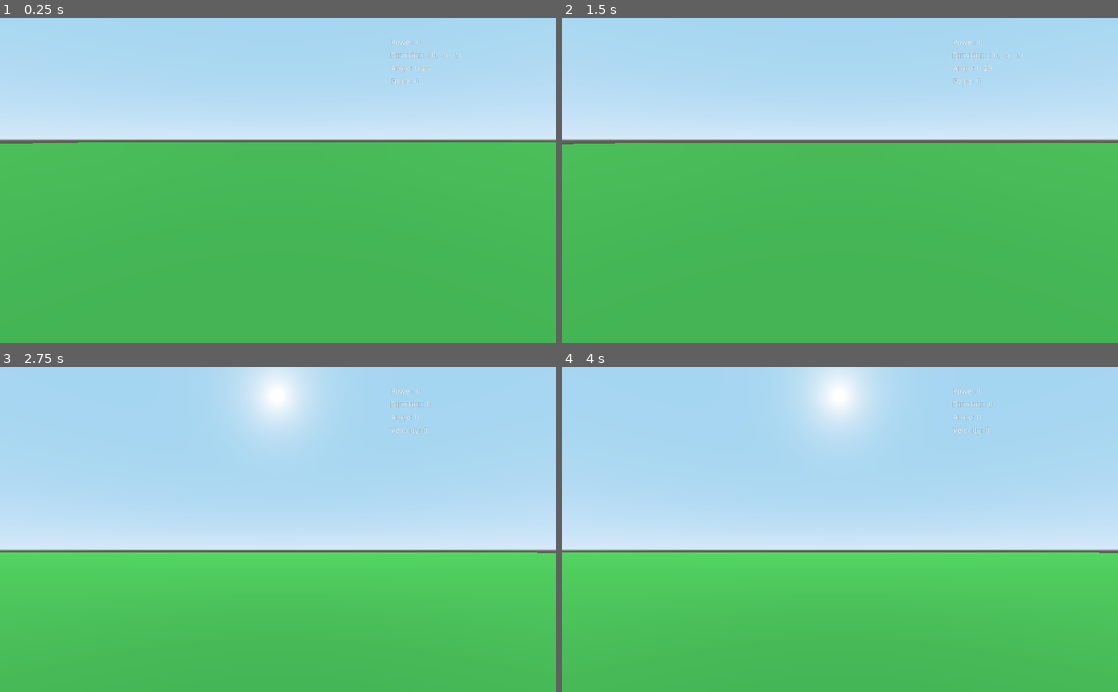
Above: before the commit, frames 1-4 (two rows, left to right).
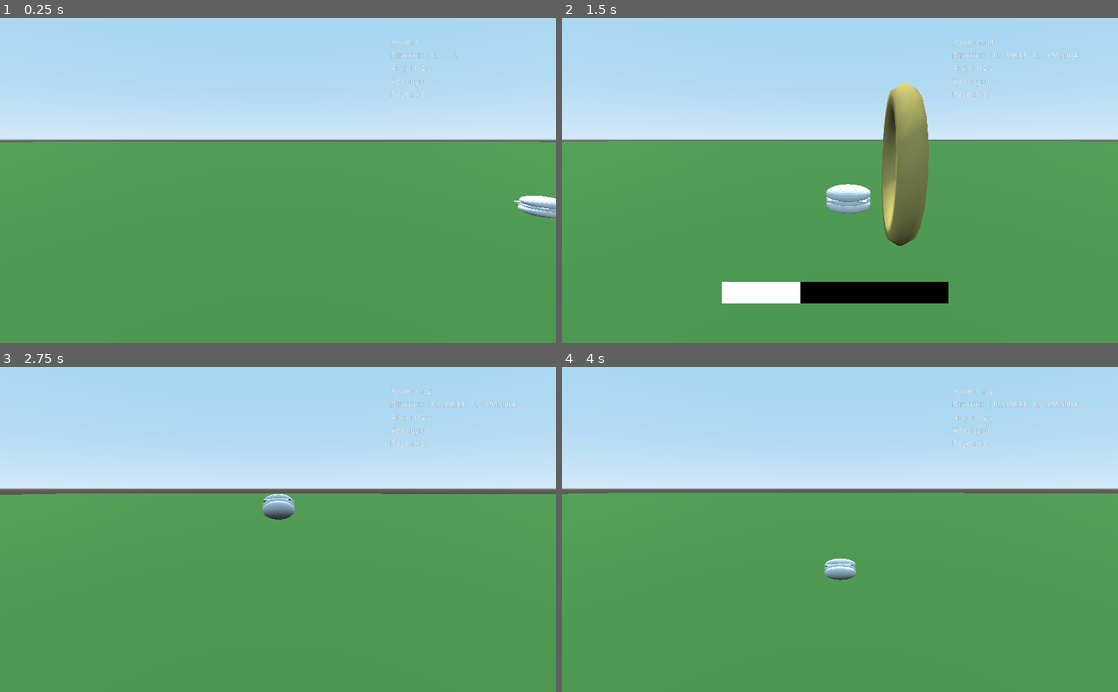
Above: after the commit, the same moments.

Repository: rowanburnett/burger-golf
Game: Godot game, scene res://Main.tscn
The game is run twice, just before and just after one commit, with the same random seed, the same clock (stepped at 60 frames per second) and the same inputs.
Inputs:
- Up to frame 1 (0.25 s): no input
- Up to frame 2 (1.5 s): tap Enter (ui_accept) at 0.5, 1.35 s; hold Right (RIGHT) 0.53-1.28 s; hold Enter (ui_accept) 0.53-1.28 s; tap Space (hit_ball) at 0.6 s; hold Down (DOWN) from 1.28 s (still down)
- Up to frame 3 (2.75 s): tap Enter (ui_accept) at 1.52, 1.82 s; tap Space (hit_ball) at 1.55, 2.1 s; release Down (DOWN) at 2.03 s; hold Right (RIGHT) from 2.03 s (still down); hold Enter (ui_accept) from 2.03 s (still down)
- Up to frame 4 (4 s): release Right (RIGHT) at 2.78 s; release Enter (ui_accept) at 2.78 s; hold Up (UP) 2.78-3.53 s; tap Space (hit_ball) at 2.85 s; tap Enter (ui_accept) at 3.02, 3.32 s; hold Left (LEFT) from 3.53 s (still down); hold Enter (ui_accept) from 3.53 s (still down)

The runs differ from the first frame. In frame 1, 62% of the frame differs, in the area x 0-100%, y 18-100%; in frame 2, 64%; in frame 3, 71%; in frame 4, 71%, in the area x 0-100%, y 0-100%.

Commit message:
Add basic multiplayer functionality

Diff:
--- a/Burger Golf/Burger.tscn
+++ b/Burger Golf/Burger.tscn
@@ -1,17 +1,40 @@
-[gd_scene load_steps=4 format=2]
+[gd_scene load_steps=6 format=2]
 
 [ext_resource path="res://models/burger.glb" type="PackedScene" id=1]
 [ext_resource path="res://Burger.gd" type="Script" id=2]
+[ext_resource path="res://Arrow.tscn" type="PackedScene" id=3]
+[ext_resource path="res://CameraRig.gd" type="Script" id=4]
 
 [sub_resource type="SphereShape" id=1]
 radius = 0.55
 
-[node name="Burger" type="RigidBody"]
+[node name="Burger" type="Spatial"]
+
+[node name="Arrow" parent="." instance=ExtResource( 3 )]
+transform = Transform( 1, 0, 0, 0, 1, 0, 0, 0, 1, 245.05, -1.17911, -0.463459 )
+visible = false
+
+[node name="RigidBody" type="RigidBody" parent="."]
+collision_mask = 2
+mass = 0.0102041
+continuous_cd = true
+contacts_reported = 10
+contact_monitor = true
+can_sleep = false
+angular_damp = 2.0
 script = ExtResource( 2 )
 
-[node name="burger" parent="." instance=ExtResource( 1 )]
-transform = Transform( 1, 0, 0, 0, 1, 0, 0, 0, 1, 0, 0.0945633, 0 )
+[node name="CollisionShape" type="CollisionShape" parent="RigidBody"]
+transform = Transform( 1, 0, 0, 0, 1, 0, 0, 0, 1, 0, 0.565697, 0 )
+shape = SubResource( 1 )
 
-[node name="CollisionShape" type="CollisionShape" parent="."]
-transform = Transform( 1, 0, 0, 0, 1, 0, 0, 0, 1, 0, 0.552, 0 )
-shape = SubResource( 1 )
+[node name="burger" parent="RigidBody" instance=ExtResource( 1 )]
+
+[node name="CameraRig" type="Position3D" parent="."]
+transform = Transform( -0.999989, -0.00123318, 0.0046023, -8.07338e-12, 0.965926, 0.258819, -0.00476465, 0.258816, -0.965915, 21.1137, 3.28362, -7.38913 )
+script = ExtResource( 4 )
+
+[node name="Camera" type="Camera" parent="CameraRig"]
+transform = Transform( -1, 1.51808e-08, -8.60946e-08, 0, 0.984808, 0.173648, 8.74228e-08, 0.173648, -0.984808, 0, 3, -10 )
+current = true
+far = 8192.0
--- a/Burger Golf/CameraRig.gd
+++ b/Burger Golf/CameraRig.gd
@@ -1,13 +1,12 @@
 extends Position3D
 
 export var lerp_speed = 3.0
-export (NodePath) var target_path = null
-onready var burger = get_node("../Burger")
+onready var target_path = get_node('../Arrow')
 var target = null
 
 func _ready():
 	if target_path:
-		target = get_node(target_path)
+		target = target_path
 
 func _physics_process(delta):
 	if !target:
@@ -20,9 +19,6 @@
 	self.rotation = target.rotation
 	# self.rotation = Vector3(-target.rotation.x, -target.rotation.y, -target.rotation.z)
 
-
-
-
 	# var target_pos = target.global_transform.translated(offset)
 	# global_transform = global_transform.interpolate_with(target_pos, lerp_speed * delta)
 	# look_at(target.global_transform.origin, Vector3.UP)
--- /dev/null
+++ b/Burger Golf/Global.gd
@@ -0,0 +1,9 @@
+extends Node
+
+class Player:
+	var name: String
+
+	func _init(name:String):
+		self.name = name
+
+var players = [Player.new('Karl'), Player.new('Shrek'), Player.new('Boiled egg (jegg)'), Player.new('Donkey??')]
--- a/Burger Golf/Main.gd
+++ /dev/null
@@ -1,95 +0,0 @@
-extends Node
-
-# Whether the power bar is going up or down currently
-enum PowerDirection {
-	INCREASING,
-	DECREASING
-}
-
-var power = 0.0
-var direction = 0
-var x_force = 0
-var y_force = 0
-var x_angle = 0.25
-var y_angle = 0.25
-
-var power_direction = PowerDirection.INCREASING
-
-onready var stateManager: StateManager = get_node("StateManager")
-onready var burger = get_node("Burger")
-onready var powerLabel = get_node("Control/PowerLabel")
-onready var directionLabel = get_node("Control/DirectionLabel")
-onready var arrow = get_node("Arrow")
-onready var camera = get_node("CameraRig")
-onready var velocityLabel = get_node("Control/VelocityLabel")
-onready var angleLabel = get_node("Control/AngleLabel")
-onready var power_bar = get_node("Control/PowerBar")
-
-func _ready():
-	stateManager.state = StateManager.State.AIMING
-
-func _process(delta):
-	if stateManager.state == StateManager.State.AIMING:
-		aiming(delta);
-	elif stateManager.state == StateManager.State.POWER:
-		power(delta);
-	elif stateManager.state == StateManager.State.WATCHING:
-		watching(delta);
-
-	powerLabel.text = "Power: %s" % power
-	directionLabel.text = "Direction: %s" % direction
-	angleLabel.text = "Angle: %s" % x_angle
-	velocityLabel.text = "Force: %s" % burger.forces[0]
-
-
-	if Input.is_action_pressed("ui_accept"):
-		get_tree().reload_current_scene()
-
-func aiming(delta):
-	if Input.is_action_pressed("LEFT"):
-		arrow.rotate_y(-0.02)
-	if Input.is_action_pressed("RIGHT"):
-		arrow.rotate_y(0.02)
-
-	direction = -arrow.get_global_transform().basis.z
-
-	if Input.is_action_pressed("UP"):
-		if y_angle <= 0.5:
-			x_angle -= 0.01
-			y_angle += 0.01
-	if Input.is_action_pressed("DOWN"):
-		if x_angle <= 0.5:
-			x_angle += 0.01
-			y_angle -= 0.01
-
-	if Input.is_action_just_pressed("hit_ball"):
-		stateManager.state = StateManager.State.POWER
-
-func power(delta):
-	if Input.is_action_just_pressed("hit_ball"):
-		x_force = (x_angle * -power) / 2
-		y_force = ((y_angle * -power) / -1) / 2
-		burger.launch(x_force, y_force)
-		stateManager.state = StateManager.State.WATCHING
-		power_direction = PowerDirection.INCREASING
-		power = 0
-
-	if power_direction == PowerDirection.INCREASING:
-		power += 0.05
-		if power >= 3:
-			power_direction = PowerDirection.DECREASING
-	else:
-		power -= 0.05
-		if power <= 0:
-			power_direction = PowerDirection.INCREASING
-	power_bar.tell_power(power)
-
-
-func watching(delta):
-	# TODO idk if this method is robust to stuff like conveyer belts.
-	#   Also we should probably check it stays static a few frames I guess
-	#   It tends to detect it is not moving just before it does a bounce
-	var stationaryTolerance = 0.005;
-	var is_moving = burger.linear_velocity.length() > stationaryTolerance;
-	if not is_moving:
-		stateManager.state = StateManager.State.AIMING
--- a/Burger Golf/Main.tscn
+++ b/Burger Golf/Main.tscn
@@ -1,39 +1,25 @@
-[gd_scene load_steps=12 format=2]
+[gd_scene load_steps=9 format=2]
 
-[ext_resource path="res://Burger.tscn" type="PackedScene" id=1]
-[ext_resource path="res://Arrow.tscn" type="PackedScene" id=2]
-[ext_resource path="res://BurgerCamera.gd" type="Script" id=3]
-[ext_resource path="res://Main.gd" type="Script" id=4]
 [ext_resource path="res://OnionRing.tscn" type="PackedScene" id=5]
 [ext_resource path="res://Ground.gd" type="Script" id=6]
 [ext_resource path="res://StateManager.gd" type="Script" id=7]
 [ext_resource path="res://PowerBar.gd" type="Script" id=8]
-[ext_resource path="res://CameraRig.gd" type="Script" id=9]
+[ext_resource path="res://States.gd" type="Script" id=10]
 
-[sub_resource type="PhysicsMaterial" id=6]
-friction = 0.1
-bounce = 0.8
+[sub_resource type="BoxShape" id=9]
+extents = Vector3( 500, 1, 500 )
 
-[sub_resource type="SpatialMaterial" id=8]
-albedo_color = Color( 0.215686, 0.572549, 0.231373, 1 )
+[sub_resource type="SpatialMaterial" id=11]
+albedo_color = Color( 0.25098, 0.478431, 0.223529, 1 )
+
+[sub_resource type="CubeMesh" id=10]
+material = SubResource( 11 )
+size = Vector3( 1000, 2, 1000 )
 
 [node name="Main" type="Node"]
-script = ExtResource( 4 )
 
 [node name="DirectionalLight" type="DirectionalLight" parent="."]
 transform = Transform( 1, 0, 0, 0, 0.415011, 0.909816, 0, -0.909816, 0.415011, 0, 22.7796, 0 )
-
-[node name="Arrow" parent="." instance=ExtResource( 2 )]
-transform = Transform( 1, 0, 0, 0, 1, 0, 0, 0, 1, 245.05, -1.17911, -0.463459 )
-
-[node name="Burger" parent="." instance=ExtResource( 1 )]
-transform = Transform( 1, 0, 0, 0, 1, 0, 0, 0, 1, 245.05, -1.67911, -0.463459 )
-collision_mask = 2
-mass = 0.01
-physics_material_override = SubResource( 6 )
-continuous_cd = true
-can_sleep = false
-angular_damp = 2.0
 
 [node name="Control" type="Control" parent="."]
 margin_right = 40.0
@@ -71,9 +57,18 @@
 margin_bottom = 125.0
 text = "Velocity: 0"
 
+[node name="PlayerLabel" type="Label" parent="Control"]
+margin_left = 719.0
+margin_top = 135.0
+margin_right = 813.0
+margin_bottom = 149.0
+text = "Player:"
+
 [node name="PowerBar" type="Control" parent="Control"]
-margin_right = 40.0
-margin_bottom = 40.0
+margin_left = 1.0
+margin_top = 4.0
+margin_right = 41.0
+margin_bottom = 44.0
 script = ExtResource( 8 )
 
 [node name="Background" type="ColorRect" parent="Control/PowerBar"]
@@ -89,28 +84,6 @@
 margin_right = 711.0
 margin_bottom = 523.0
 
-[node name="Ground" type="CSGBox" parent="."]
-transform = Transform( 1, 0, 0, 0, 1, 0, 0, 0, 1, 0, -2.83464, 0 )
-material_override = SubResource( 8 )
-use_collision = true
-collision_layer = 2
-width = 1000.0
-depth = 1000.0
-script = ExtResource( 6 )
-
-[node name="Hole" type="CSGCylinder" parent="Ground"]
-transform = Transform( 1, 0, 0, 0, 1, 0, 0, 0, 1, 6.64761, 2.64348, 0.431646 )
-operation = 2
-radius = 1.91867
-height = 7.31117
-sides = 20
-
-[node name="Burger2" parent="." instance=ExtResource( 1 )]
-transform = Transform( 1, 0, 0, 0, 1, 0, 0, 0, 1, 28.4661, -1.19781, -2.49428 )
-collision_layer = 3
-collision_mask = 3
-script = null
-
 [node name="OnionRing" parent="." instance=ExtResource( 5 )]
 transform = Transform( 0.0021642, -0.999998, 0, 0.999998, 0.0021642, 0, 0, 0, 1, 0, 2.70885, 0 )
 
@@ -123,17 +96,26 @@
 [node name="StateManager" type="Node" parent="."]
 script = ExtResource( 7 )
 
-[node name="CameraRig" type="Position3D" parent="."]
-transform = Transform( -0.999989, -0.00123318, 0.0046023, -8.07338e-12, 0.965926, 0.258819, -0.00476465, 0.258816, -0.965915, 21.1137, 3.28362, -7.38913 )
-script = ExtResource( 9 )
-target_path = NodePath("../Arrow")
+[node name="States" type="Node" parent="StateManager"]
+script = ExtResource( 10 )
 
-[node name="BurgerCamera" type="Camera" parent="CameraRig"]
-transform = Transform( -1, 1.51808e-08, -8.60946e-08, 0, 0.984808, 0.173648, 8.74228e-08, 0.173648, -0.984808, 0, 3, -10 )
-current = true
-far = 8192.0
-script = ExtResource( 3 )
+[node name="Players" type="Spatial" parent="."]
+transform = Transform( 1, 0, 0, 0, 1, 0, 0, 0, 1, 1.7172, 0.321076, 2.84082 )
 
-[connection signal="body_entered" from="Burger" to="Ground" method="_on_Burger_body_entered"]
-[connection signal="collision" from="Ground" to="Burger" method="_on_Ground_collision"]
-[connection signal="state_changed" from="StateManager" to="Burger" method="_on_StateManager_state_changed"]
+[node name="Ground" type="StaticBody" parent="."]
+script = ExtResource( 6 )
+
+[node name="CollisionShape" type="CollisionShape" parent="Ground"]
+transform = Transform( 1, 0, 0, 0, 1, 0, 0, 0, 1, 0, -0.507092, 0 )
+shape = SubResource( 9 )
+
+[node name="MeshInstance" type="MeshInstance" parent="Ground"]
+transform = Transform( 1, 0, 0, 0, 1, 0, 0, 0, 1, 0.699122, -0.754539, 0.564823 )
+layers = 2
+mesh = SubResource( 10 )
+skeleton = NodePath("../../Players")
+material/0 = null
+
+[connection signal="loaded" from="StateManager" to="StateManager/States" method="_on_StateManager_loaded"]
+[connection signal="next_turn" from="StateManager" to="StateManager/States" method="_on_StateManager_next_turn"]
+[connection signal="state_changed" from="StateManager" to="StateManager/States" method="_on_StateManager_state_changed"]
--- /dev/null
+++ b/Burger Golf/NewGame.gd
@@ -0,0 +1,6 @@
+extends Label
+
+
+# Declare member variables here. Examples:
+# var a = 2
+# var b = "text"
--- a/Burger Golf/PowerBar.gd
+++ b/Burger Golf/PowerBar.gd
@@ -1,17 +1,9 @@
 extends Control
-
 
 onready var background = get_node("Background")
 onready var foreground = get_node("Foreground")
 onready var state = get_node("../../StateManager")
 
-
-# Declare member variables here. Examples:
-# var a = 2
-# var b = "text"
-
-
-# Called when the node enters the scene tree for the first time.
 func _ready():
 	state.connect("state_changed", self, "on_state_change")
 
@@ -22,8 +14,3 @@
 	var is_power = state == StateManager.State.POWER
 	background.visible = is_power
 	foreground.visible = is_power
-
-
-# Called every frame. 'delta' is the elapsed time since the previous frame.
-#func _process(delta):
-#	pass
--- a/Burger Golf/StateManager.gd
+++ b/Burger Golf/StateManager.gd
@@ -12,33 +12,43 @@
 	WATCHING
 }
 
-class Player:
-	var name: String
-
-	func _init(name:String):
-		self.name = name
+onready var burger = load("res://Burger.tscn")
+onready var player_node = get_node("../Players")
 
 signal state_changed(new_state)
-
+signal next_turn(active_player)
+signal loaded()
 
 # List of players in the current game
-var players = [Player.new("Rowan")]
+var players = Global.players
+#var players = [Player.new("Rowan")]
 # index in 'players' of the active player
 var active_player = 0
 # What the active player is currently doing
 var state = State.AIMING setget state_changed
 
+func _ready():
+	# make burger for each player
+	for player in players:
+		var instance = burger.instance()
+		player_node.add_child(instance)
+
+	for node in player_node.get_children():
+		self.connect("state_changed", node.get_node("RigidBody"), "_on_StateManager_state_changed")
+	emit_signal("loaded")
+
 func state_changed(new_state):
 	emit_signal("state_changed", new_state)
+	var old_state = state
 	state = new_state
+	var is_aiming = new_state == State.AIMING
+	if state == State.AIMING and old_state == State.WATCHING:
+		next_turn()
 
-
-
-# Called when the node enters the scene tree for the first time.
-func _ready():
-	pass # Replace with function body.
-
-
-# Called every frame. 'delta' is the elapsed time since the previous frame.
-#func _process(delta):
-#	pass
+func next_turn():
+	print("next turn")
+	if active_player < len(players) - 1:
+		active_player += 1
+	else:
+		active_player = 0
+	emit_signal("next_turn", active_player)
--- /dev/null
+++ b/Burger Golf/States.gd
@@ -0,0 +1,130 @@
+extends Node
+# Whether the power bar is going up or down currently
+enum PowerDirection {
+	INCREASING,
+	DECREASING
+}
+
+var power = 0.0
+var direction = 0
+var x_force = 0
+var y_force = 0
+var x_angle = 0.25
+var y_angle = 0.25
+
+var power_direction = PowerDirection.INCREASING
+
+onready var stateManager: StateManager = get_node("../../StateManager")
+var player = ""
+var arrow = ""
+var loaded = false
+
+onready var player_node = get_node("../../Players")
+onready var power_label = get_node("../../Control/PowerLabel")
+onready var direction_label = get_node("../../Control/DirectionLabel")
+onready var velocity_label = get_node("../../Control/VelocityLabel")
+onready var angle_label = get_node("../../Control/AngleLabel")
+onready var player_label = get_node("../../Control/PlayerLabel")
+onready var power_bar = get_node("../../Control/PowerBar")
+
+signal aim_changed()
+
+func _ready():
+	stateManager.state = StateManager.State.AIMING
+
+func _process(delta):
+	if loaded:
+		if stateManager.state == StateManager.State.AIMING:
+			aiming(delta);
+		elif stateManager.state == StateManager.State.POWER:
+			power(delta);
+		elif stateManager.state == StateManager.State.WATCHING:
+			watching(delta);
+
+		power_label.text = "Power: %s" % power
+		direction_label.text = "Direction: %s" % direction
+		angle_label.text = "Angle: %s" % x_angle
+
+func aiming(delta):
+	if loaded:
+		if Input.is_action_pressed("LEFT"):
+			arrow.rotate_y(-0.02)
+			emit_signal("aim_changed", x_angle, y_angle, direction)
+		if Input.is_action_pressed("RIGHT"):
+			arrow.rotate_y(0.02)
+
+		direction = -arrow.get_global_transform().basis.z
+
+		if Input.is_action_pressed("UP"):
+			if y_angle <= 0.5:
+				x_angle -= 0.01
+				y_angle += 0.01
+				emit_signal("aim_changed", x_angle, y_angle, direction)
+		if Input.is_action_pressed("DOWN"):
+			if x_angle <= 0.5:
+				x_angle += 0.01
+				y_angle -= 0.01
+				emit_signal("aim_changed", x_angle, y_angle, direction)
+
+		if Input.is_action_just_pressed("hit_ball"):
+			stateManager.state = StateManager.State.POWER
+
+
+func power(delta):
+	if loaded:
+		if Input.is_action_just_pressed("hit_ball"):
+			x_force = (x_angle * -power) / 2
+			y_force = ((y_angle * -power) / -1) / 2
+			print(x_force)
+			player.launch(x_force, y_force)
+			stateManager.state = StateManager.State.WATCHING
+			power_direction = PowerDirection.INCREASING
+			power = 0
+
+		if power_direction == PowerDirection.INCREASING:
+			power += 0.02
+			if power >= 3:
+				power_direction = PowerDirection.DECREASING
+		else:
+			power -= 0.02
+			if power <= 0:
+				power_direction = PowerDirection.INCREASING
+		power_bar.tell_power(power)
+
+var static_frames = 0
+
+func watching(delta):
+	print(static_frames)
+	# TODO idk if this method is robust to stuff like conveyer belts.
+	#   Also we should probably check it stays static a few frames I guess
+	#   It tends to detect it is not moving just before it does a bounce
+	var stationaryTolerance = 0.005;
+	var is_moving = player.linear_velocity.length() > stationaryTolerance
+	if not is_moving:
+		static_frames += 1
+		if static_frames >= 20:
+			stateManager.state = StateManager.State.AIMING
+			static_frames = 0
+
+func _on_StateManager_next_turn(active_player):
+	print(active_player)
+	player = player_node.get_children()[active_player].get_node('RigidBody')
+	arrow = player.get_node("../Arrow")
+	player.get_node("../CameraRig/Camera").current = true
+	player_label.text = "Player: %s" % Global.players[active_player].name
+
+func _on_StateManager_state_changed(new_state):
+	if loaded:
+		var is_aiming = new_state == StateManager.State.AIMING
+		arrow.visible = is_aiming
+
+func _on_StateManager_loaded():
+	# wait for players to be spawned in
+	# there's definitely a better way to do this lol
+	player = player_node.get_children()[0].get_node("RigidBody")
+	arrow = player.get_node("../Arrow")
+	player.get_node("../CameraRig/Camera").current = true
+	player_label.text = "Player: %s" % Global.players[0].name
+	for node in player_node.get_children():
+		self.connect("aim_changed", node.get_node("Trajectory"), "_on_State_aim_changed")
+	loaded = true
--- /dev/null
+++ b/Burger Golf/models/Launch.gd
@@ -0,0 +1,16 @@
+extends Spatial
+
+
+# Declare member variables here. Examples:
+# var a = 2
+# var b = "text"
+
+
+# Called when the node enters the scene tree for the first time.
+func _ready():
+	pass # Replace with function body.
+
+
+# Called every frame. 'delta' is the elapsed time since the previous frame.
+#func _process(delta):
+#	pass
--- a/Burger Golf/project.godot
+++ b/Burger Golf/project.godot
@@ -23,6 +23,10 @@
 config/name="Burger Golf"
 run/main_scene="res://Main.tscn"
 config/icon="res://icon.png"
+
+[autoload]
+
+Global="*res://Global.gd"
 
 [input]
 
